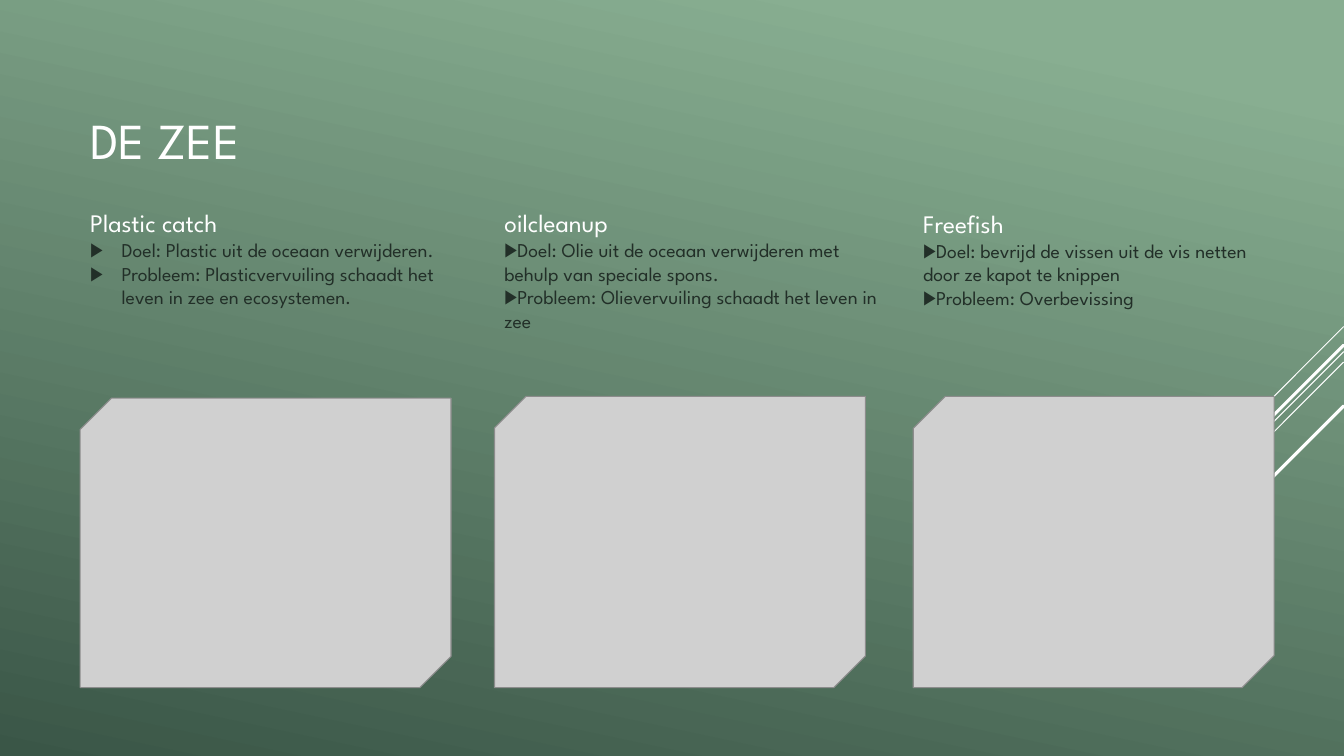
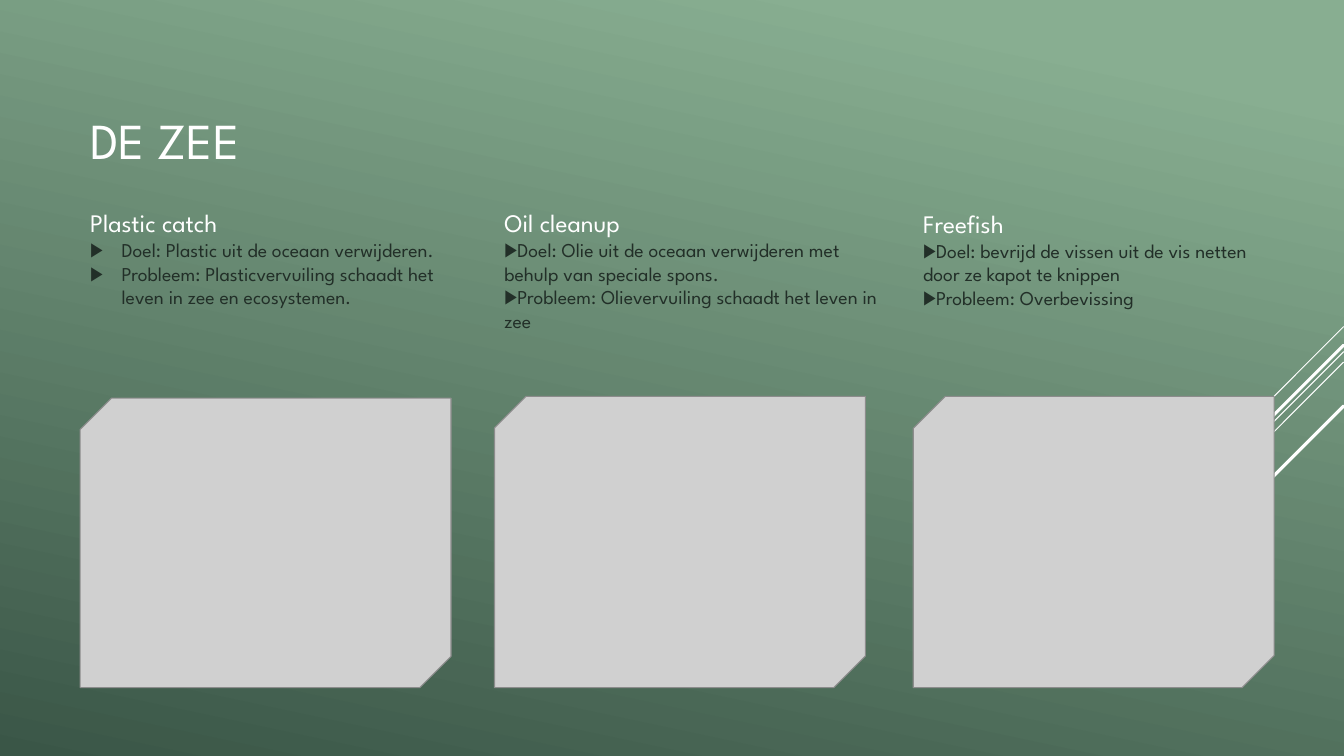
Before and after one commit to vives-project-xp/EducationalGame2, a slide deck: slide 4 of Educational_game_2.pptx. Drawn at 1344x756 pixels with LibreOffice and Linux fonts; fonts in the diff are those of the drawing; grey boxes stand for pictures. Boxes give left, top, right and bottom in pixels: in the first picture for what was removed or moved away, otherwise in the second. Text is boxed around its words. In the diff, an @@ line names an element or a change of style, - is before the commit and + after.

```diff
--- a/Educational_game_2.pptx
+++ b/Educational_game_2.pptx
@@ text at (x1=504, y1=214, x2=620, y2=237): text changed @@
-oilcleanup
+Oil cleanup
```
Also in this commit, not shown: 2 other slides changed, 16 other files.
